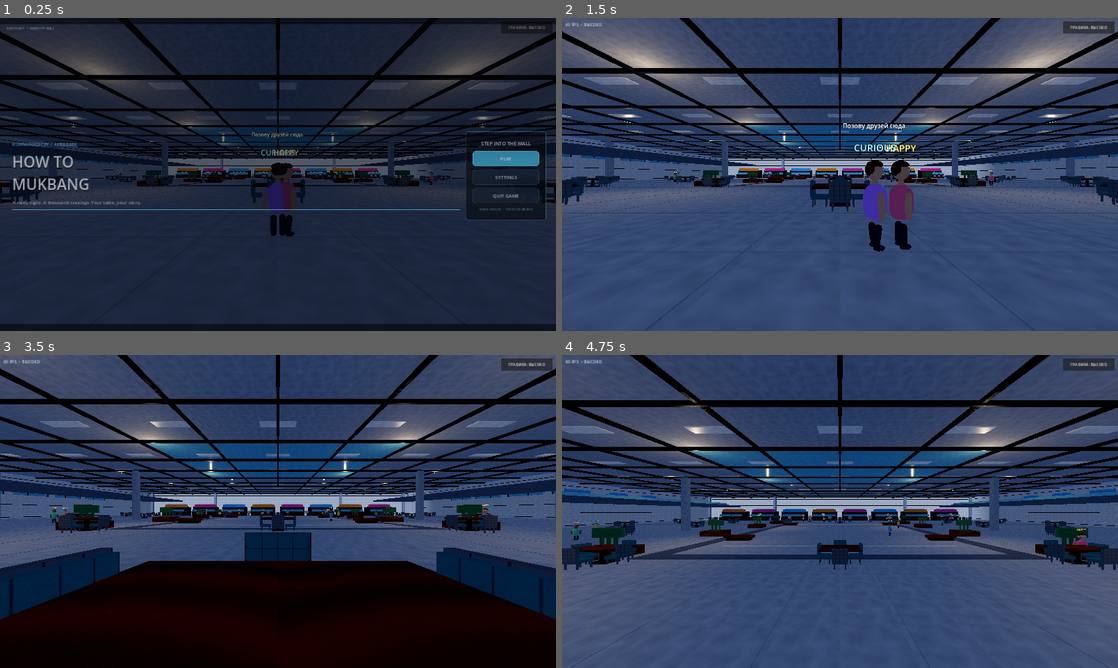
Above: before the commit, frames 1-4 (two rows, left to right).
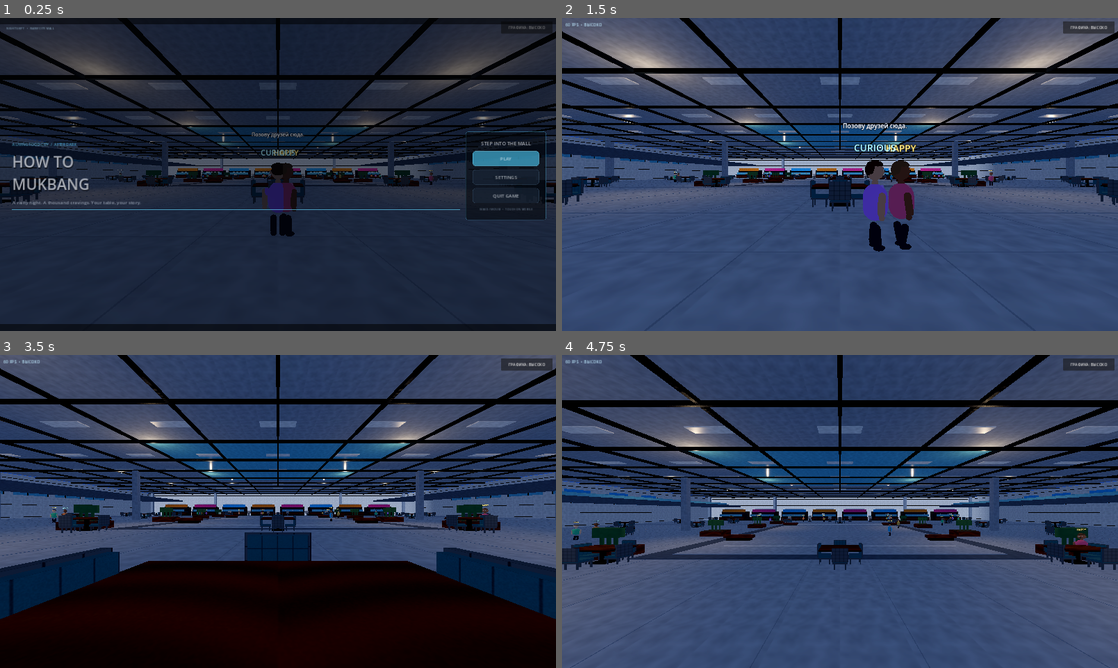
Above: after the commit, the same moments.

Repository: gggevego15-ui/How-to-MUKBANG
Game: Godot game, scene res://scenes/main.tscn
Same seed, same stepped clock (60 frames per second), same inputs: the game is played once before the commit and once after it.
Inputs (mouse positions are in pixels of both pictures, inside the frame that each line leads up to):
- Up to frame 1 (0.25 s): no input
- Up to frame 2 (1.5 s): click "PLAY" at 0.5 s; tap Enter at 1.25 s; move the mouse to (867, 174) at 1.27 s; hold Up (ui_up) from 1.28 s (still down); hold E from 1.28 s (still down)
- Up to frame 3 (3.5 s): keep holding Up (ui_up); tap Space at 1.52, 2.27 s; move the mouse to (250, 511) at 2.02 s; release E at 2.03 s; tap F at 2.1 s; move the mouse to (289, 505) at 2.77 s; hold Shift from 2.78 s (still down)
- Up to frame 4 (4.75 s): keep holding Up (ui_up); move the mouse to (834, 517) at 3.52 s; release Shift at 3.53 s; tap E at 3.6 s; tap Space at 3.77, 4.52 s; move the mouse to (878, 514) at 4.27 s; tap F at 4.35 s

The runs differ from the first frame. In frame 1, less than 0.1% of the frame differs, in the area x 21-78%, y 48-69%; in frame 2, 0.4%, in the area x 19-78%, y 47-73%; in frame 3, less than 0.1%; in frame 4, less than 0.1%.

Commit message:
Improve NPC skin variation and model detail

Diff:
--- a/scripts/npc_visitor.gd
+++ b/scripts/npc_visitor.gd
@@ -48,18 +48,21 @@
 
 	var outfit := StandardMaterial3D.new()
 	outfit.albedo_color = outfit_color
-	outfit.roughness = 0.72
+	outfit.roughness = 0.84
 	outfit.metallic = 0.0
 	var skin := StandardMaterial3D.new()
 	skin.albedo_color = skin_color
-	skin.roughness = 0.74
+	skin.roughness = 0.86
+	skin.metallic = 0.0
 	var shoes := StandardMaterial3D.new()
 	shoes.albedo_color = Color("202634")
 	shoes.roughness = 0.68
 	var hair_material := StandardMaterial3D.new()
-	var hair_colors := [Color("241a17"), Color("493126"), Color("171b22"), Color("76543b")]
+	var hair_colors := [Color("241a17"), Color("493126"), Color("171b22"), Color("76543b"), Color("b58a5a"), Color("29202b")]
 	hair_material.albedo_color = hair_colors[posmod(get_instance_id(), hair_colors.size())]
-	hair_material.roughness = 0.82
+	hair_material.roughness = 0.9
+	var skin_tones := [Color("f0c6a5"), Color("d7a17e"), Color("b97d5b"), Color("87583f"), Color("e5b28d")]
+	skin.albedo_color = skin_tones[posmod(get_instance_id() >> 3, skin_tones.size())]
 	var eye_material := StandardMaterial3D.new()
 	eye_material.albedo_color = Color("171b22")
 	eye_material.roughness = 0.28
@@ -155,8 +158,8 @@
 	var mesh := CapsuleMesh.new()
 	mesh.radius = radius
 	mesh.height = height
-	mesh.radial_segments = 8
-	mesh.rings = 3
+	mesh.radial_segments = 10
+	mesh.rings = 4
 	part.mesh = mesh
 	part.position = part_position
 	part.material_override = material
